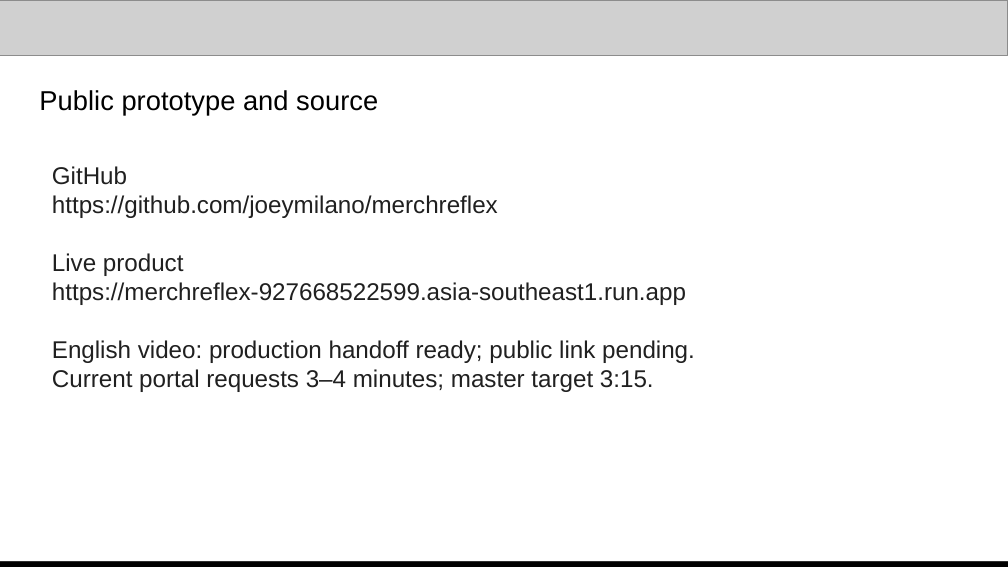
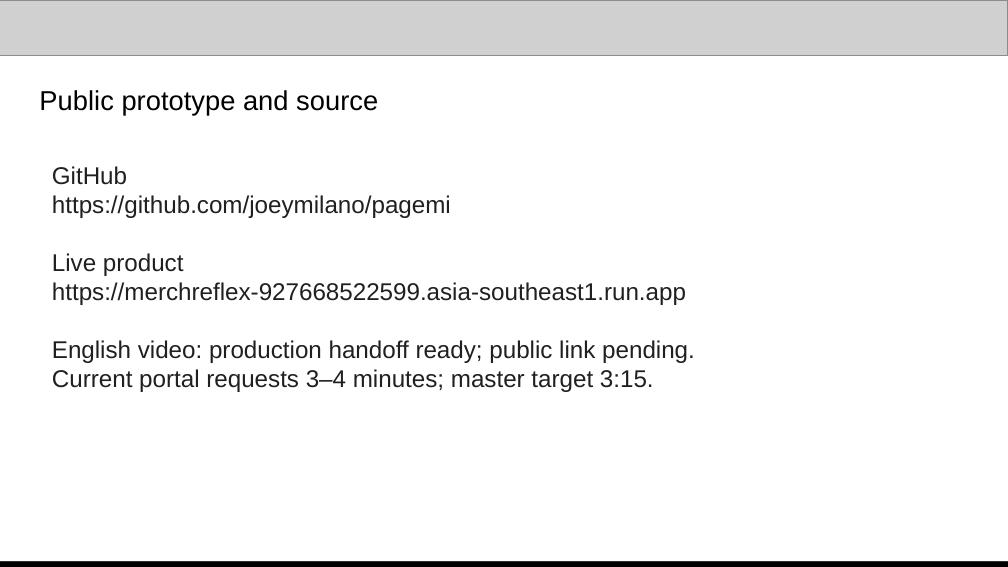
Before and after one commit to joeymilano/pagemi, a slide deck: slide 14 of docs/submission/Pagemi_Official_Template_2026-10-18.pptx. Drawn at 1008x567 pixels with LibreOffice and Linux fonts; fonts in the diff are those of the drawing; grey boxes stand for pictures. Boxes give left, top, right and bottom in pixels: in the first picture for what was removed or moved away, otherwise in the second. Text is boxed around its words. In the diff, an @@ line names an element or a change of style, - is before the commit and + after.

Commit message:
Complete Pagemi naming across application, repository and competition materials

```diff
--- a/docs/submission/Pagemi_Official_Template_2026-10-18.pptx
+++ b/docs/submission/Pagemi_Official_Template_2026-10-18.pptx
@@ text at [52,195,451,218]: text changed @@
-https://github.com/joeymilano/merchreflex
+https://github.com/joeymilano/pagemi
```
Also in this commit, not shown: 33 other files.
